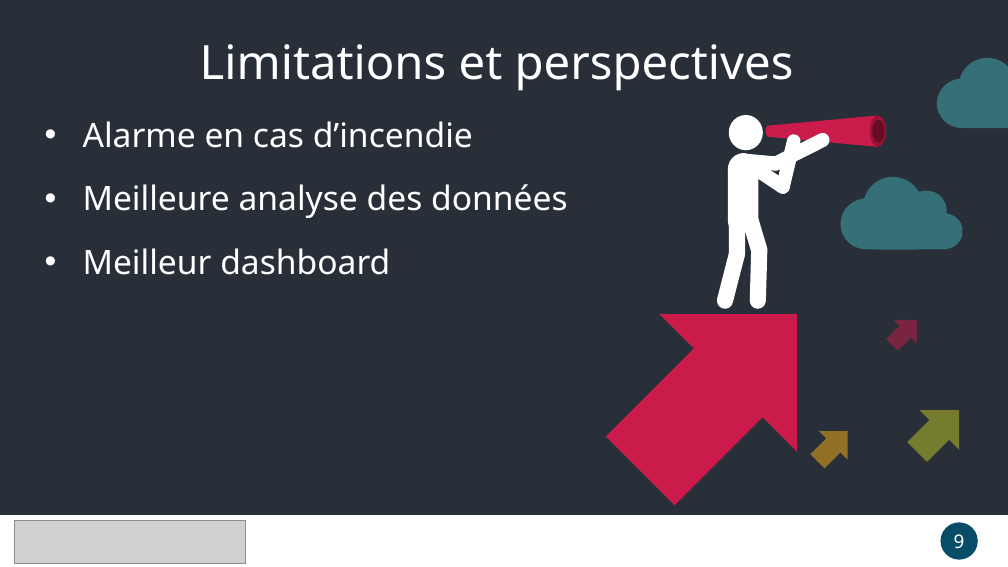
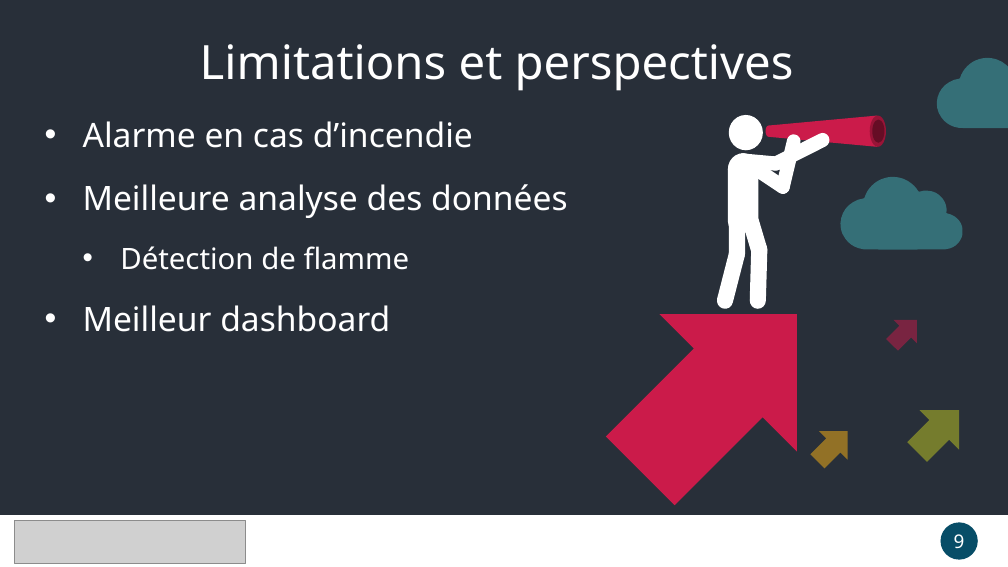
Before and after one commit to ThePension/IoT_FireFighter, a slide deck: slide 9 of Presentation.pptx. Drawn at 1008x567 pixels with LibreOffice and Linux fonts; fonts in the diff are those of the drawing; grey boxes stand for pictures. Boxes give left, top, right and bottom in pixels: in the first picture for what was removed or moved away, otherwise in the second. Text is boxed around its words. In the diff, an @@ line names an element or a change of style, - is before the commit and + after.

```diff
--- a/Presentation.pptx
+++ b/Presentation.pptx
@@ subtitle at [120,246,410,270]: paragraph added @@
+  • Détection de flamme
```
Also in this commit, not shown: 5 other slides changed.
